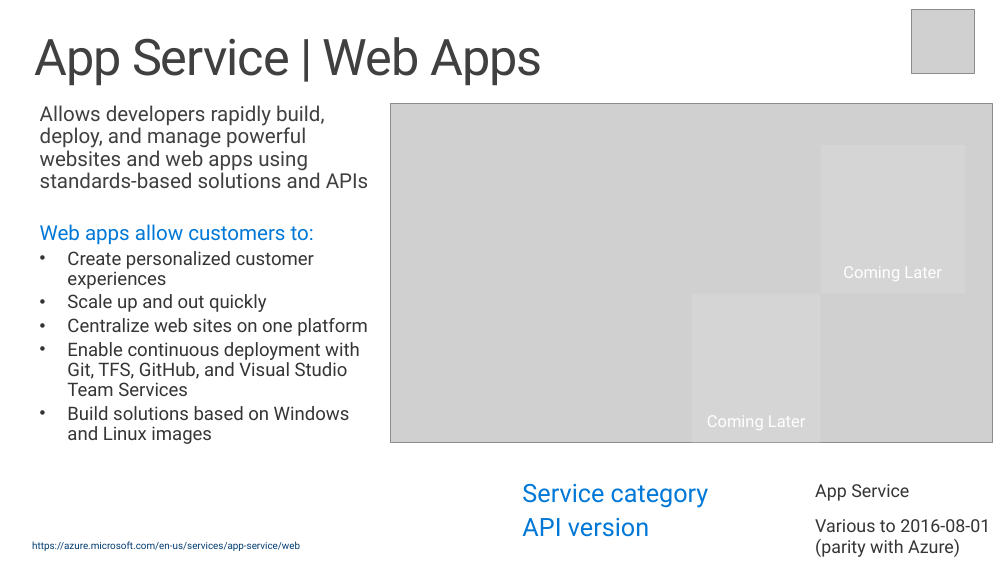
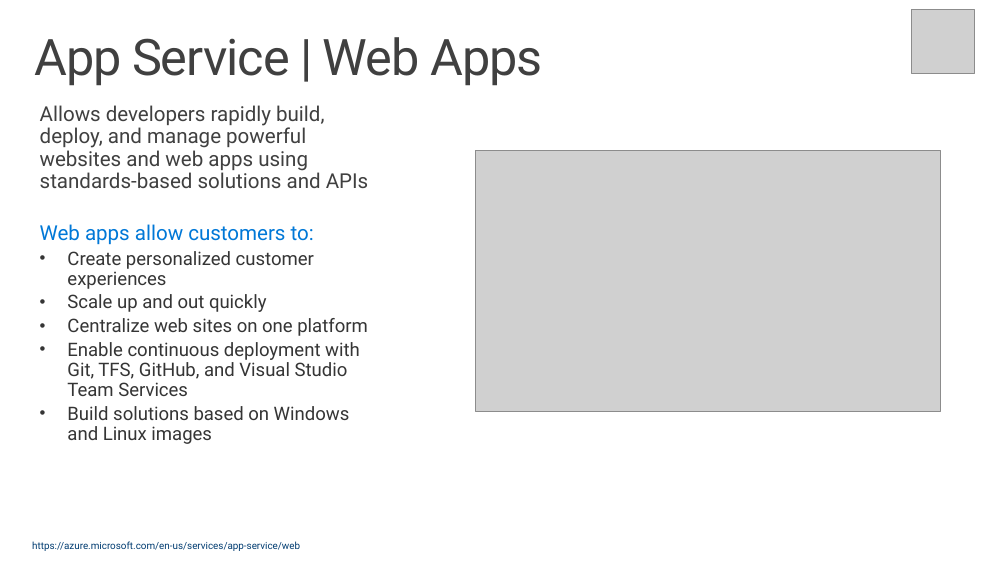
Before and after one commit to Azure-Samples/Azure-Stack-Hub-Foundation-Core, a slide deck: slide 19 of ASF-Training/ASF-slides/M07a Azure Stack Hub PaaS Concepts.pptx (slide 20 before the commit). Drawn at 1008x567 pixels with LibreOffice and Linux fonts; fonts in the diff are those of the drawing; grey boxes stand for pictures. Boxes give left, top, right and bottom in pixels: in the first picture for what was removed or moved away, otherwise in the second. Text is boxed around its words. In the diff, an @@ line names an element or a change of style, - is before the commit and + after.

```diff
--- a/ASF-Training/ASF-slides/M07a Azure Stack Hub PaaS Concepts.pptx
+++ b/ASF-Training/ASF-slides/M07a Azure Stack Hub PaaS Concepts.pptx
@@ picture: place and size @@
-picture at (391, 104, 993, 442)
+picture at (476, 150, 941, 411)
@@ text removed at (843, 267, 942, 279) @@
-Coming Later
@@ text removed at (707, 416, 806, 430) @@
-Coming Later
@@ table removed at (515, 477, 1008, 563), 2 rows, 2 columns @@
-Service category | App Service
-API version | Various to 2016-08-01 (parity with Azure)
```
Also in this commit, not shown: 8 other slides changed, 8 slides added, 4 slides removed, 43 other files.
